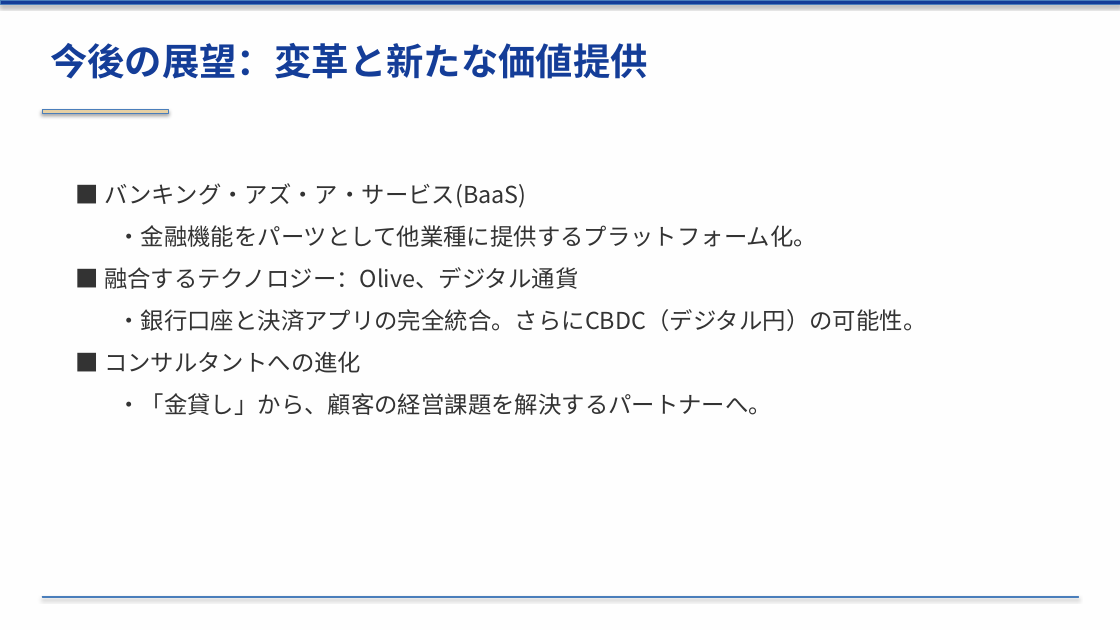
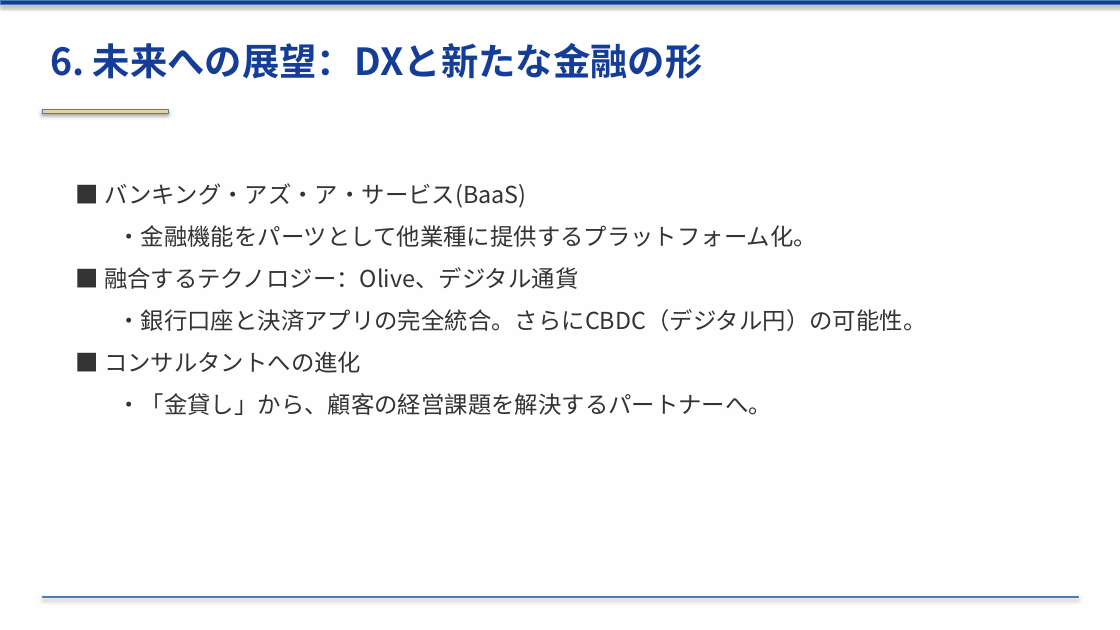
Before and after one commit to xilicrysta/bank-pptx, a slide deck: slide 12 of bank_industry_presentation.pptx. Drawn at 1120x630 pixels with LibreOffice and Linux fonts; fonts in the diff are those of the drawing. Boxes give left, top, right and bottom in pixels: in the first picture for what was removed or moved away, otherwise in the second. Text is boxed around its words. In the diff, an @@ line names an element or a change of style, - is before the commit and + after.

```diff
--- a/bank_industry_presentation.pptx
+++ b/bank_industry_presentation.pptx
@@ text at (50,43,703,79): text changed @@
-今後の展望：変革と新たな価値提供
+6. 未来への展望：DXと新たな金融の形
```
Also in this commit, not shown: 11 other slides changed, 1 other file.
